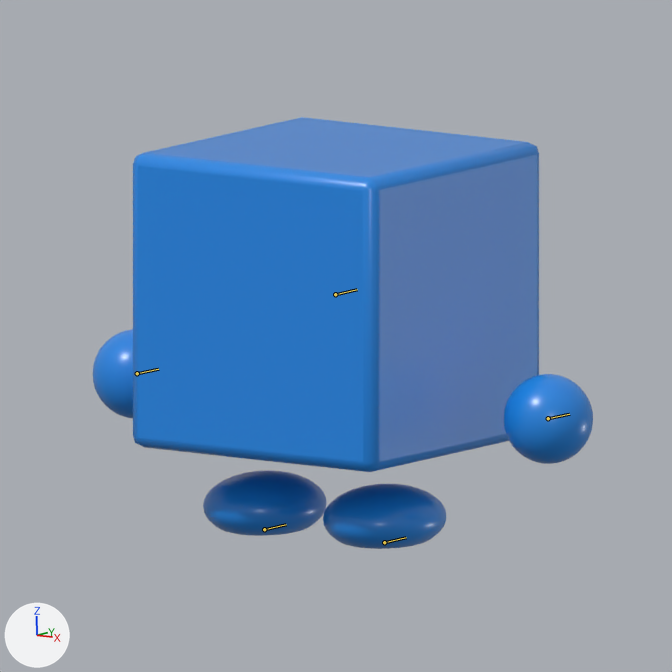
The Blender file art/cubio/cubio-animated.blend as it was, and as the next commit left it.
Before and after are seen from the file's camera 'Camera.ThreeQuarter'. Every picture has the same lights, and +X, +Y and +Z are marked at lower left. The first picture is the older version. The bones that bend it are drawn over the model as lines.

The first picture shows 'Body.Cubio', 'Foot.L', 'Foot.R', 'Hand.L', 'Hand.R'.
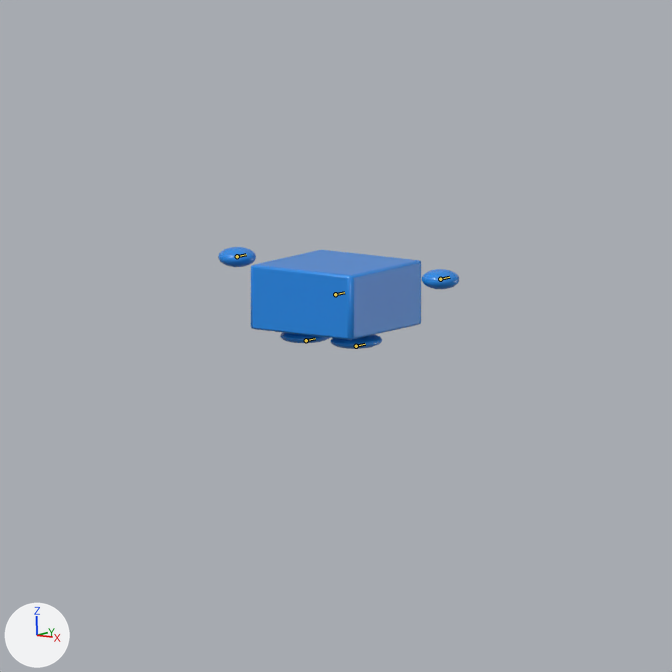
Not drawn themselves, but carrying or shaping drawn objects: ob_body_pivot, ob_hand_l_wrist, ob_hand_r_wrist, ob_foot_l_contact, ob_foot_r_contact.
The newer file adds an action. The first version stands in its rest pose; the second is drawn at frame 1 of the action 'Cubio | Respawn'.

Pixel boxes [x1, y1, x2, y2] of what changed, in the pictures (672 x 672 px):
'Body.Cubio', posed (58% narrower, 74% shorter)
    before: [133, 117, 539, 472]
    after: [251, 250, 421, 340]
'Foot.R', posed (58% narrower, 76% shorter)
    before: [323, 484, 446, 549]
    after: [331, 334, 382, 349]
'Hand.R', posed (58% narrower, 77% shorter)
    before: [504, 374, 593, 464]
    after: [422, 269, 459, 289]
'Foot.L', posed
    before: [203, 470, 327, 536]
    after: [280, 332, 330, 343]
'Hand.L', posed
    before: [93, 329, 133, 418]
    after: [218, 247, 256, 267]
bone 'Body', root to tip
    before: (335, 294) to (357, 289)
    after: (335, 294) to (344, 292)
bone 'Hand.L', root to tip
    before: (137, 373) to (158, 369)
    after: (237, 256) to (246, 254)
bone 'Hand.R', root to tip
    before: (548, 418) to (569, 414)
    after: (440, 279) to (449, 277)
bone 'Foot.L', root to tip
    before: (264, 529) to (286, 524)
    after: (306, 340) to (315, 338)
bone 'Foot.R', root to tip
    before: (384, 542) to (406, 537)
    after: (356, 346) to (365, 344)

The edits, one by one:
Bone 'Body' (bone_body) is rescaled from (1.0, 1.0, 1.0) to (0.42, 0.42, 0.22).
Bone 'Hand.L' (bone_hand_l) moves from (0.0, 0.0, 0.0) to (0.848, -0.046, 0.876).
Bone 'Hand.L' (bone_hand_l) is rescaled from (1.0, 1.0, 1.0) to (0.42, 0.42, 0.22).
Bone 'Hand.R' (bone_hand_r) moves from (0.0, 0.0, 0.0) to (-0.848, -0.046, 0.876).
Bone 'Hand.R' (bone_hand_r) is rescaled from (1.0, 1.0, 1.0) to (0.42, 0.42, 0.22).
Bone 'Foot.L' (bone_foot_l) moves from (0.0, 0.0, 0.0) to (0.284, 0.075, 1.297).
Bone 'Foot.L' (bone_foot_l) is rescaled from (1.0, 1.0, 1.0) to (0.42, 0.42, 0.22).
Bone 'Foot.R' (bone_foot_r) moves from (0.0, 0.0, 0.0) to (-0.284, 0.075, 1.297).
Bone 'Foot.R' (bone_foot_r) is rescaled from (1.0, 1.0, 1.0) to (0.42, 0.42, 0.22).
